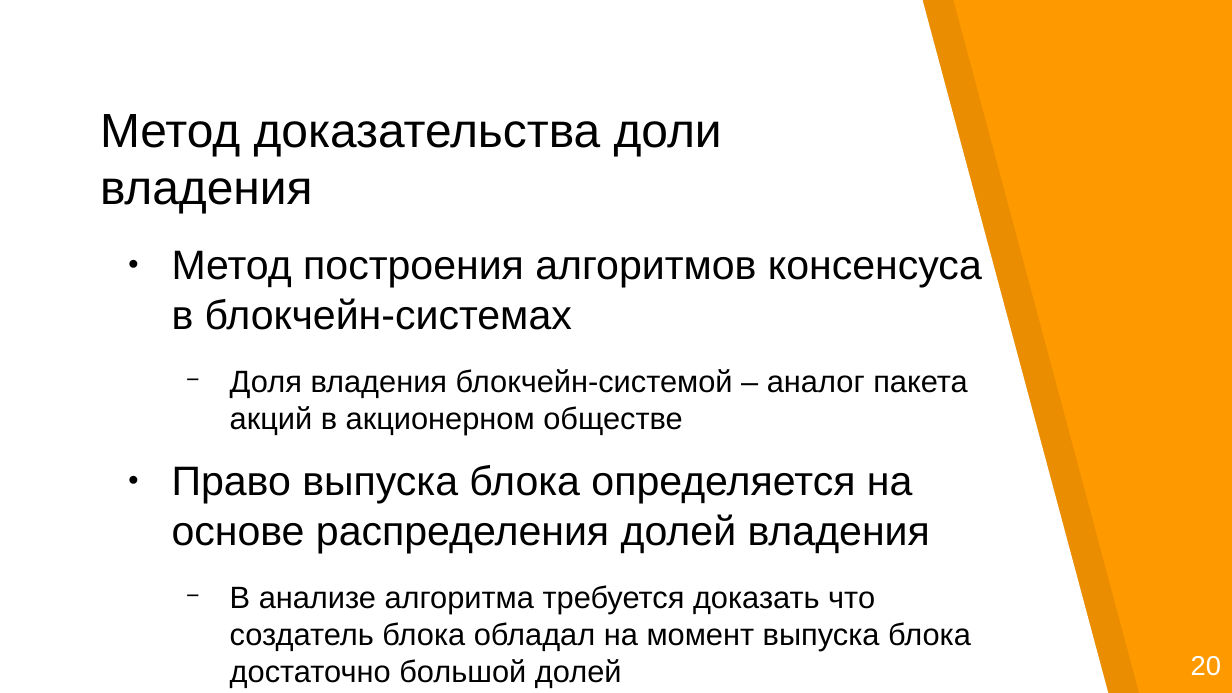
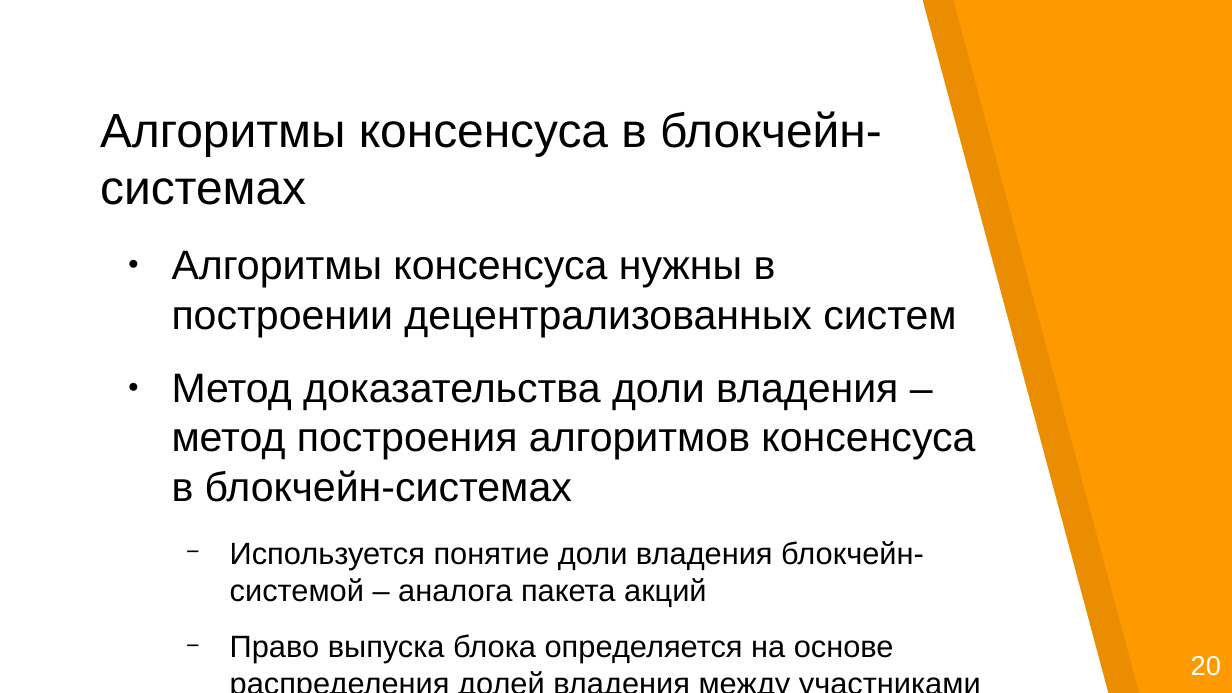
Before and after one commit to georgeee/itmo-master-thesis, a slide deck: slide 4 of presentation.odp (slide 5 before the commit). Drawn at 1232x693 pixels with LibreOffice and Linux fonts; fonts in the diff are those of the drawing. Boxes give left, top, right and bottom in pixels: in the first picture for what was removed or moved away, otherwise in the second. Text is boxed around its words. In the diff, an @@ line names an element or a change of style, - is before the commit and + after.

Commit message:
Updated presentation

```diff
--- a/presentation.odp
+++ b/presentation.odp
@@ title at <box>100,111,882,205</box>: text changed @@
-Метод доказательства доли владения
+Алгоритмы консенсуса в блокчейн-системах
@@ text at <box>172,250,975,663</box>: text changed @@
-● Метод построения алгоритмов консенсуса в блокчейн-системах
-  − Доля владения блокчейн-системой – аналог пакета акций в акционерном обществе
-● Право выпуска блока определяется на основе распределения долей владения
-  − В анализе алгоритма требуется доказать что создатель блока обладал на момент выпуска блока достаточно большой долей
+● Алгоритмы консенсуса нужны в построении децентрализованных систем
+● Метод доказательства доли владения – метод построения алгоритмов консенсуса в блокчейн-системах
+  − Используется понятие доли владения блокчейн-системой – аналога пакета акций
+  − Право выпуска блока определяется на основе распределения долей владения между участниками
```
Also in this commit, not shown: 3 other slides changed, 1 other file.
